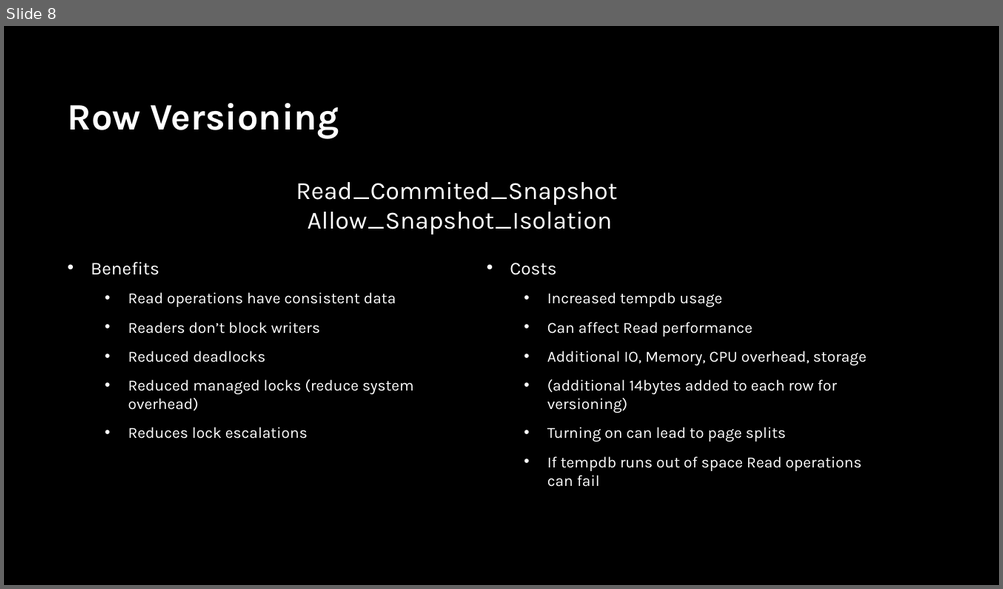
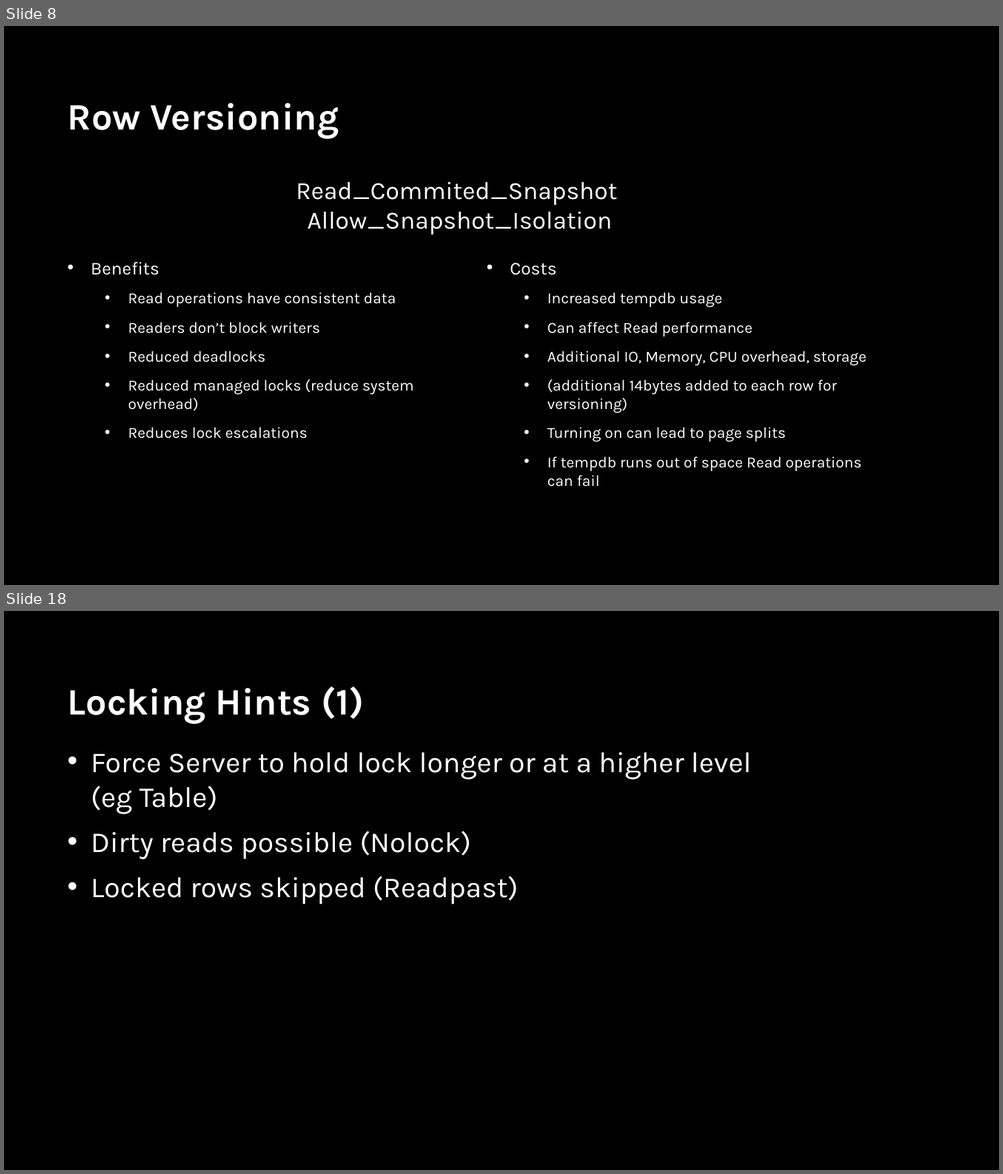
Before and after one commit to sabinio/SQLTraining, a slide deck: Slides/2.Locking.pptx. Shown one above the other, each under a label of ours: slide 8 before the commit, slides 8 and 18 after it; the slides between them are not shown. The pictures are 1003x589 and 1003x1174 pixels, drawn with LibreOffice and Linux fonts; fonts in the diff are those of the drawing; background and template pictures are left out. Boxes give left, top, right and bottom in pixels: in the first picture for what was removed or moved away, otherwise in the second. Text is boxed around its words. In the diff, an @@ line names an element or a change of style, - is before the commit and + after.

Commit message:
Locking Slides updated and Demo Solution created

```diff
--- a/Slides/2.Locking.pptx
+++ b/Slides/2.Locking.pptx
@@ slide 18 added at bbox=[4, 611, 999, 1170], background picture (left out) @@
@@ title added at bbox=[68, 686, 364, 723], 36 pt, text #FFFFFF, bold @@
+Locking Hints (1)
@@ text added at bbox=[91, 752, 751, 905], 28 pt, text #FFFFFF @@
+• Force Server to hold lock longer or at a higher level (eg Table)
+• Dirty reads possible (Nolock)
+• Locked rows skipped (Readpast)
```
Also in this commit, not shown: 2 slides changed, 10 other slides added, 6 other files.
